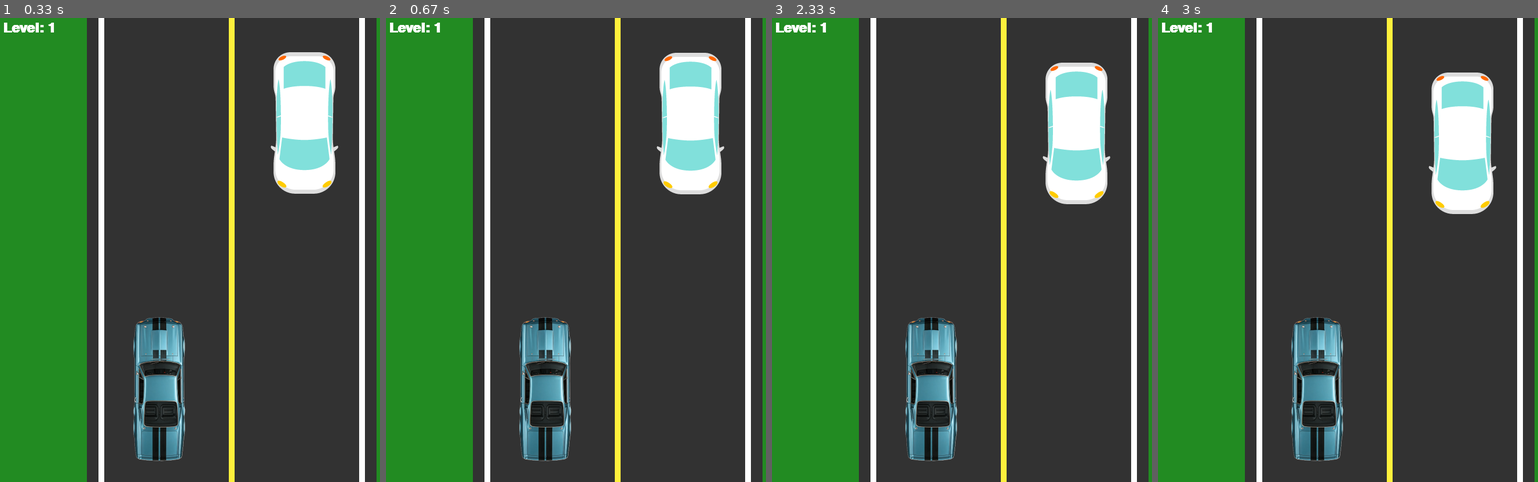
Above: before the commit, frames 1-4 (left to right).
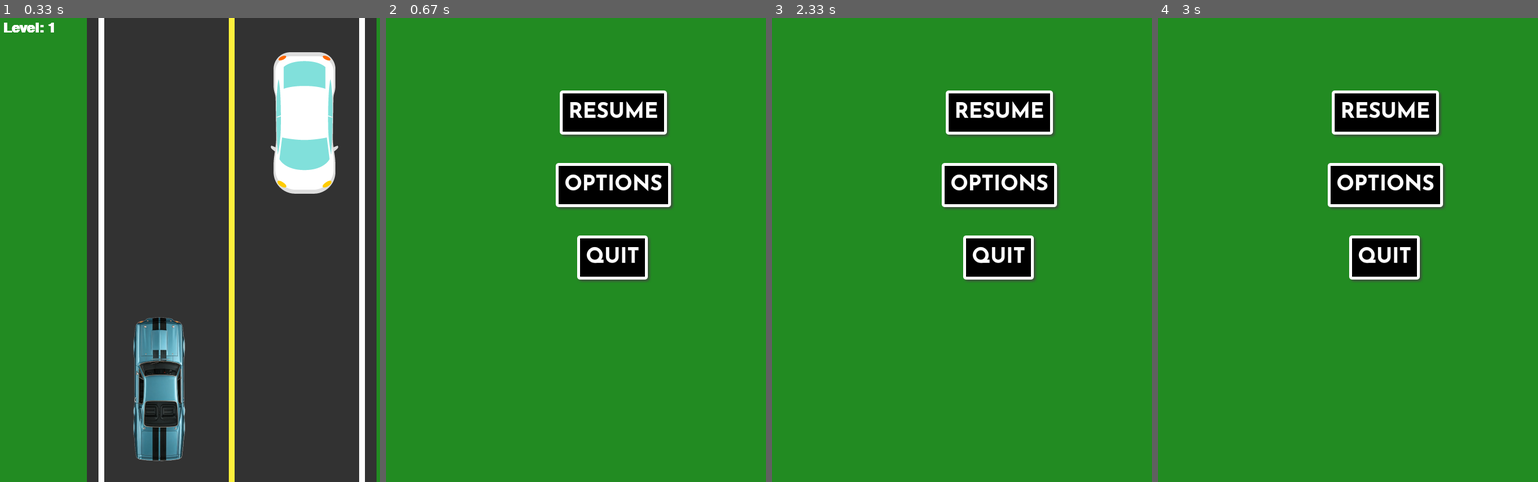
Above: after the commit, the same moments.

Repository: Inc21/car-racing-pygame
Game: pygame game, started from car_racing_game.py
Same seed, same stepped clock (60 frames per second), same inputs: the game is played once before the commit and once after it.
Inputs (mouse positions are in pixels of both pictures, inside the frame that each line leads up to):
- Up to frame 1 (0.33 s): no input
- Up to frame 2 (0.67 s): tap Space at 0.33 s
- Up to frame 3 (2.33 s): click (1000, 185) at 0.72 s; click (1003, 301) at 1.22 s; click (1000, 115) at 1.72 s; tap Space at 2 s
- Up to frame 4 (3 s): click (1386, 115) at 2.38 s; tap Space at 2.67 s

Frame 1 is identical in both runs. In frame 2, 76% of the frame differs, in the area x 1-100%, y 0-100%; in frame 3, 76%; in frame 4, 76%.

Commit message:
Add menus and buttons

Diff:
--- a/car_racing_game.py
+++ b/car_racing_game.py
@@ -23,13 +23,27 @@
 
 # load button images
 resume_img = pygame.image.load("images/button_resume.png").convert_alpha()
+options_img = pygame.image.load("images/button_options.png").convert_alpha()
+quit_img = pygame.image.load("images/button_quit.png").convert_alpha()
+video_img = pygame.image.load("images/button_video.png").convert_alpha()
+audio_img = pygame.image.load("images/button_audio.png").convert_alpha()
+keys_img = pygame.image.load("images/button_keys.png").convert_alpha()
+back_img = pygame.image.load("images/button_back.png").convert_alpha()
 
 # create button instances
 resume_button = buttons.Button(300, 125, resume_img, 1)
+options_button = buttons.Button(293, 250, options_img, 1)
+quit_button = buttons.Button(330, 375, quit_img, 1)
+video_button = buttons.Button(226, 75, video_img, 1)
+audio_button = buttons.Button(225, 200, audio_img, 1)
+keys_button = buttons.Button(246, 325, keys_img, 1)
+back_button = buttons.Button(332, 450, back_img, 1)
 
 
 # game variables
 game_paused = False
+menu_state = "main"
+game_over = False
 
 # set the font of the text
 font = pygame.font.SysFont("arialblack", 35)
@@ -50,30 +64,6 @@
 def draw_text(text, font, text_col, x, y):
     img = font.render(text, True, text_col)
     screen.blit(img, (x, y))
-
-
-# def main_menu():
-#     while True:
-#         screen.fill((0, 0, 0))
-#         draw_text("Main Menu", font, (255, 255, 255), 200, 200)
-
-#         for event in pygame.event.get():
-#             if event.type == QUIT: # noqa
-#                 pygame.quit()
-#                 sys.exit()
-#             if event.type == K_ESCAPE: # noqa
-#                 pygame.quit()
-#                 sys.exit()
-
-#         pygame.display.update()
-#         clock.tick(60)
-
-
-def game_over():
-    screen.fill((0, 0, 0))
-    over_obj = pygame.font.SysFont("comicsans", 50, True)
-    over_txt = over_obj.render("Game Over", 1, (255, 255, 255))
-    screen.blit(over_txt, (width/2, height/2))
 
 
 # draw graphics
@@ -122,16 +112,37 @@
 
 # game loop
 run = True
+
 while run:
     screen.fill((34, 139, 34))
 
     # check if game is paused
-    if game_paused:
-        if resume_button.draw(screen):
-            game_paused = False
+    if game_paused is True:
+        # check menu state
+        if menu_state == "main":
+            # draw pause screen buttons
+            if resume_button.draw(screen):
+                game_paused = False
+            if options_button.draw(screen):
+                menu_state = "options"
+            if quit_button.draw(screen):
+                run = False
+        if menu_state == "options":
+            # dra options buttons
+            if video_button.draw(screen):
+                print("Video settings")
+            if audio_button.draw(screen):
+                print("Audio settings")
+            if keys_button.draw(screen):
+                print("Key settings")
+            if back_button.draw(screen):
+                print("Back to main menu")
+                menu_state = "main"
+
         # display menu
-    else:
+    # else:
         # draw_text("Press SPACE to pause", font, text_col, 160, 250)
+    if game_over is not True and game_paused is not True:
         counter += 1
 
         if counter == 800:
@@ -148,14 +159,54 @@
                 car2_loc.center = right_lane, -200
         # end game
         if car_loc[0] == car2_loc[0] and car2_loc[1] > car_loc[1] - 250:
-            # break
-            # game_over()
-
-            # draw_text("Game Over", font, text_col, 160, 250)
+            game_over = True
+            draw_text("Game Over", font, text_col, 160, 250)
             print("Game Over")
-            # break
-
+
+        # draw the road
+        pygame.draw.rect(
+            screen,
+            (50, 50, 50),
+            (width/2-road_w/2, 0, road_w, height)
+        )
+
+        # draw the center line
+        pygame.draw.rect(
+            screen,
+            (255, 240, 60),
+            (width/2-roadmark_w/2, 0, roadmark_w, height))
+
+        # draw right road mark
+        pygame.draw.rect(
+            screen,
+            (255, 255, 255),
+            (width/2+road_w/2 - roadmark_w*3, 0, roadmark_w, height))
+
+        # draw left road mark
+        pygame.draw.rect(
+            screen,
+            (255, 255, 255),
+            (width/2-road_w/2 + roadmark_w*2, 0, roadmark_w, height))
+
+        show_level()
+
+        screen.blit(car, car_loc)
+        screen.blit(car2, car2_loc)
+
+        pygame.display.update()
+    if game_over:
+        draw_text("Game Over", font, text_col, 300, 250)
+        if resume_button.draw(screen):
+            game_paused = False
+            game_over = False
+            level = 1
+            car_loc.center = left_lane, height*0.8
+            car2_loc.center = right_lane, height*0.2
+    # limits FPS to 60
+    clock.tick(60)
+    pygame.display.flip()
     # event listeners
+
     for event in pygame.event.get():
         if event.type == QUIT: # noqa
             run = False
@@ -167,40 +218,4 @@
             if event.key == pygame.K_SPACE:
                 game_paused = True
 
-    # draw the road
-    pygame.draw.rect(
-        screen,
-        (50, 50, 50),
-        (width/2-road_w/2, 0, road_w, height)
-    )
-
-    # draw the center line
-    pygame.draw.rect(
-        screen,
-        (255, 240, 60),
-        (width/2-roadmark_w/2, 0, roadmark_w, height))
-
-    # draw right road mark
-    pygame.draw.rect(
-        screen,
-        (255, 255, 255),
-        (width/2+road_w/2 - roadmark_w*3, 0, roadmark_w, height))
-
-    # draw left road mark
-    pygame.draw.rect(
-        screen,
-        (255, 255, 255),
-        (width/2-road_w/2 + roadmark_w*2, 0, roadmark_w, height))
-
-    show_level()
-
-    screen.blit(car, car_loc)
-    screen.blit(car2, car2_loc)
-
-    pygame.display.update()
-
-    # limits FPS to 60
-    clock.tick(60)
-    pygame.display.flip()
-
 pygame.quit()
